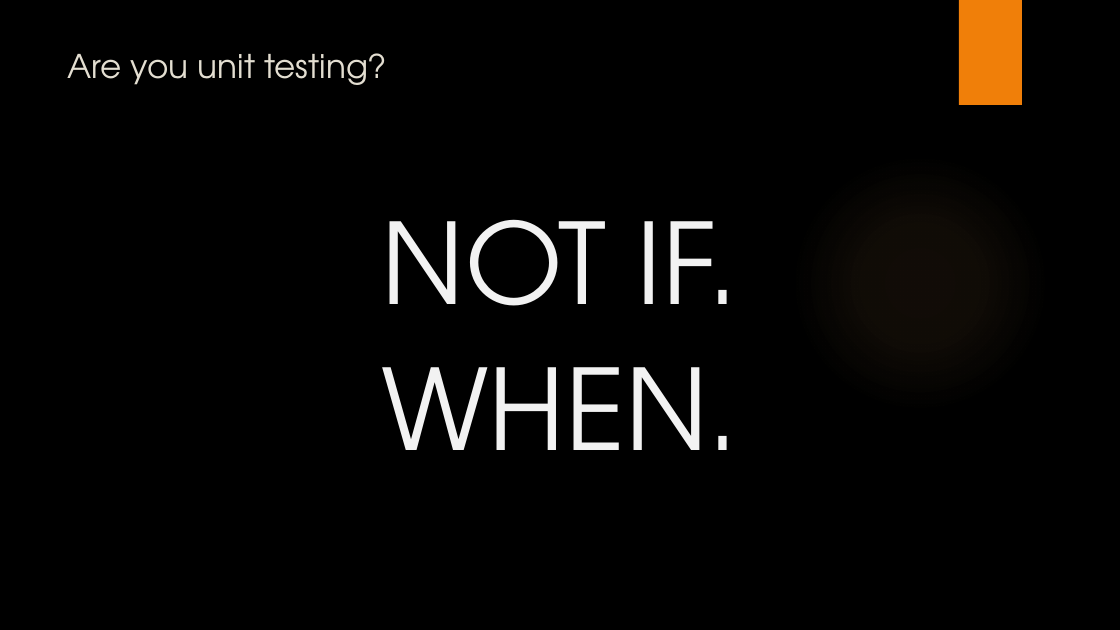
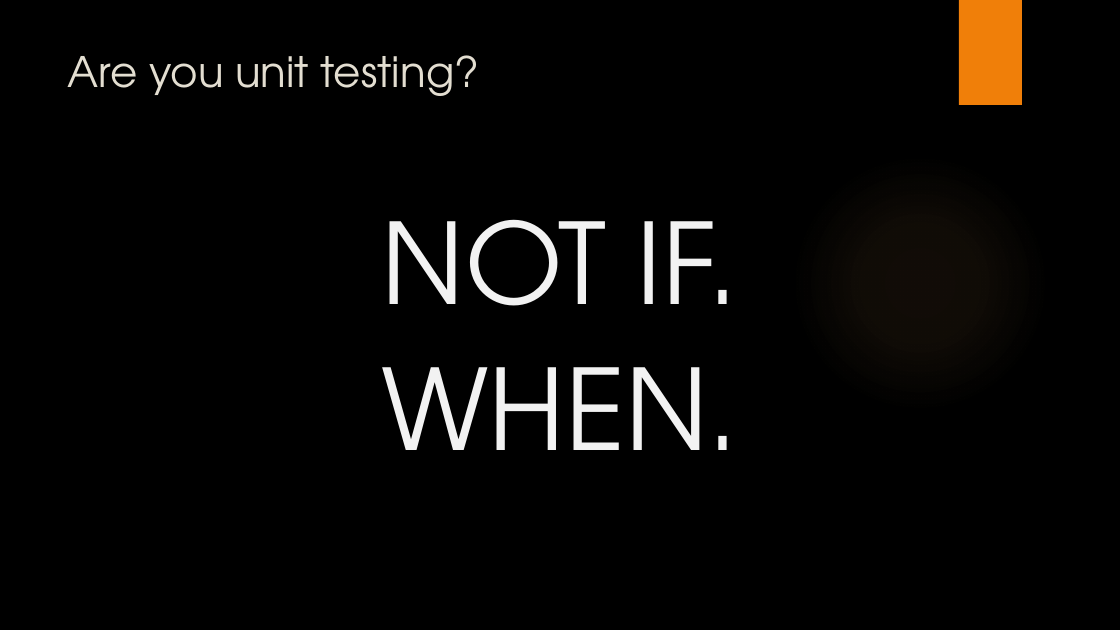
Before and after one commit to bladewolf55/software-meadows, a slide deck: slide 3 of posts/unit_testing_is_part_of_a_developers_job_description/images/Unit Testing Slide Deck.pptx. Drawn at 1120x630 pixels with LibreOffice and Linux fonts; fonts in the diff are those of the drawing; background and template pictures are left out. Boxes give left, top, right and bottom in pixels: in the first picture for what was removed or moved away, otherwise in the second. Text is boxed around its words. In the diff, an @@ line names an element or a change of style, - is before the commit and + after.

```diff
--- a/posts/unit_testing_is_part_of_a_developers_job_description/images/Unit Testing Slide Deck.pptx
+++ b/posts/unit_testing_is_part_of_a_developers_job_description/images/Unit Testing Slide Deck.pptx
@@ title "Are you unit testing?" at [68,55,479,96]: size 28 to 36 pt @@
```
Also in this commit, not shown: 2 other slides changed, 6 other files.
